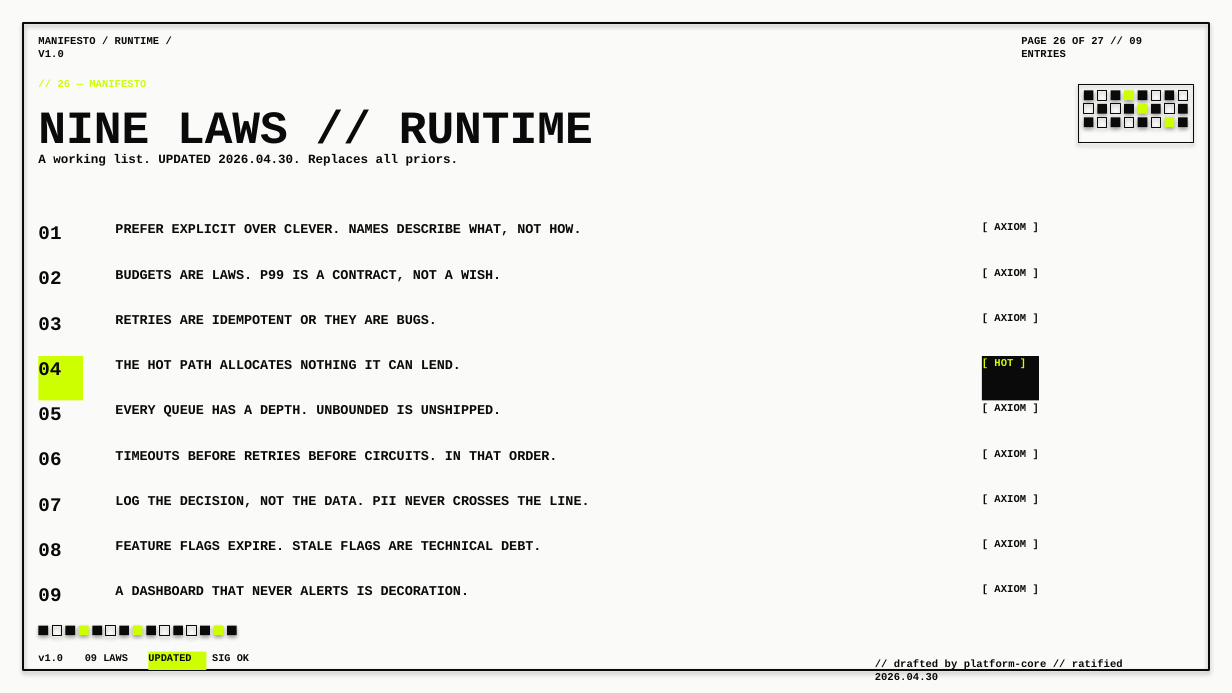
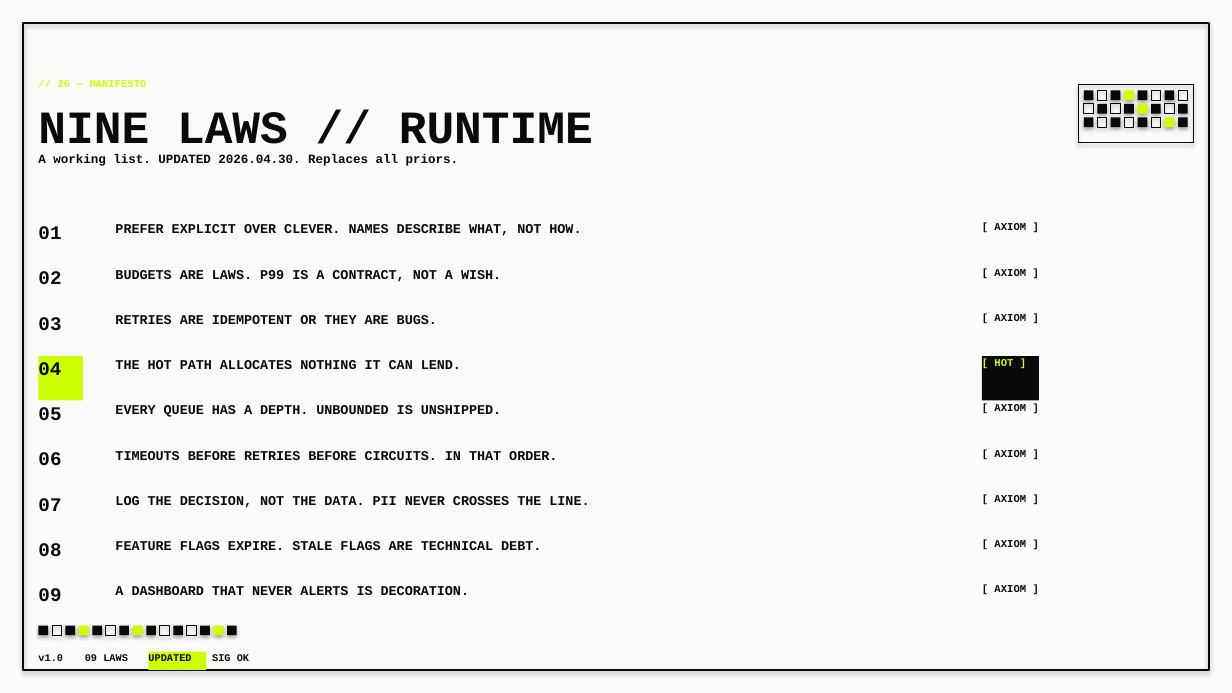
Before and after one commit to vamsiramakrishnan/pixelpitch, a slide deck: slide 20 of _bench/corpus/divergent-deck.pptx. Drawn at 1232x693 pixels with LibreOffice and Linux fonts; fonts in the diff are those of the drawing. Boxes give left, top, right and bottom in pixels: in the first picture for what was removed or moved away, otherwise in the second. Text is boxed around its words. In the diff, an @@ line names an element or a change of style, - is before the commit and + after.

```diff
--- a/_bench/corpus/divergent-deck.pptx
+++ b/_bench/corpus/divergent-deck.pptx
@@ text removed at bbox=[38, 37, 159, 57] @@
-MANIFESTO / RUNTIME / V1.0
@@ text removed at bbox=[1021, 37, 1142, 57] @@
-PAGE 26 OF 27 // 09 ENTRIES
@@ text removed at bbox=[875, 660, 1123, 680] @@
-// drafted by platform-core // ratified 2026.04.30
```
Also in this commit, not shown: 47 other slides changed, 1 slide added, 50 other files.
